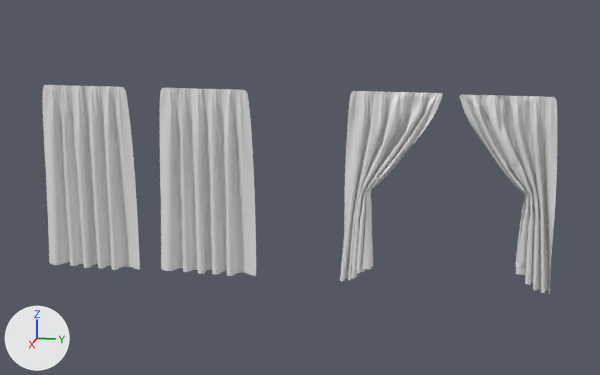
The Blender file ArtAssets/Cortina/cortinas.blend, before and after one commit.
The view is the same before and after, from a camera (50 mm lens) standing at (8.24, 2.62, 4.21) and looking at (-0.06, 0.96, 2.14). Arrows for +X, +Y and +Z are at lower left; the lights stay in place.
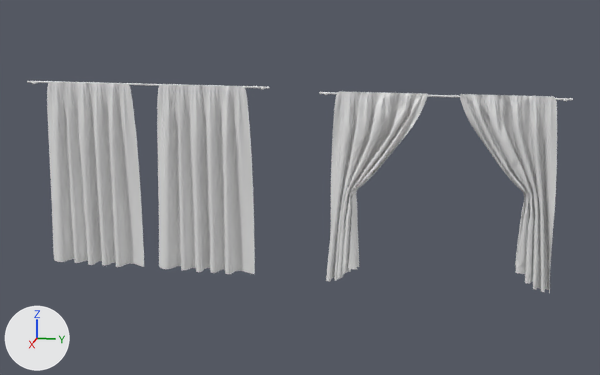
Boxes (x1, y1, x2, y2) around the edits, measured in the pictures (600 x 375 px):
'Plane', moved: before (160, 88, 256, 276); after (157, 84, 255, 274)
'Plane.003', moved: before (43, 85, 140, 270); after (47, 82, 144, 267)
'Plane.002', moved: before (340, 91, 443, 281); after (326, 91, 428, 281)
'Plane.001', moved: before (460, 94, 557, 294); after (460, 94, 557, 293)
'Cylinder', added: after (27, 81, 269, 89)
'Cylinder.001', added: after (319, 92, 573, 100)
'Cylinder.002', added: after (32, 82, 266, 90)
'Cylinder.003', added: after (324, 93, 567, 102)

The change, as a list of edits to the scene's bpy script:
```text
Add me_cylinder_002:
    me_cylinder_002.from_pydata(...)  # a 20-sided cylinder along z spanning x -1.0..1.0, y -1.0..1.0, z -1.0..1.0
Add me_cylinder_004:
    me_cylinder_004.from_pydata(...)  # 284 vertices, 252 faces; spans x -1.0..1.0, y -1.0..1.0, z -1.0..1.12
    me_cylinder_004.polygons.foreach_set('use_smooth', [True] * 252)
Add me_cylinder_001:
    me_cylinder_001.from_pydata(...)  # 40 vertices, 20 faces; spans x -1.0..1.0, y -1.0..1.0, z -1.0..1.0
    me_cylinder_001.polygons.foreach_set('use_smooth', [True] * 20)
Change ob_plane:
    ob_plane.location: (0.0, -0.043, 0.0) -> (0.058, -0.044, 0.041)
Change ob_plane_001:
    ob_plane_001.location: (-0.013, 3.005, 0.005) -> (-0.041, 3.005, 0.005)
Change ob_plane_002:
    ob_plane_002.location: (-0.048, 1.953, 0.01) -> (-0.031, 1.809, 0.003)
Change ob_plane_003:
    ob_plane_003.location: (0.08, -1.334, 0.009) -> (0.055, -1.293, 0.038)
Add ob_cylinder_003:
    ob_cylinder_003 = bpy.data.objects.new('Cylinder.003', me_cylinder_004)
    ob_cylinder_003.location = (-0.096, 3.559, 3.12)
    ob_cylinder_003.rotation_euler = (0.0, 1.571, 0.0)  # degrees (0, 90, 0)
    ob_cylinder_003.scale = (0.00984, -0.0178, 0.0388)
    _m = ob_cylinder_003.modifiers.new('Mirror', 'MIRROR')
    _m.use_axis = (False, False, True)
    _m.mirror_object = ob_cylinder_001
Add ob_cylinder_001:
    ob_cylinder_001 = bpy.data.objects.new('Cylinder.001', me_cylinder_002)
    ob_cylinder_001.location = (-0.07, 2.395, 3.132)
    ob_cylinder_001.rotation_euler = (1.571, 0.0, 0.0)  # degrees (90, 0, 0)
    ob_cylinder_001.scale = (-0.01, -0.01, -1.23)
Add ob_cylinder_002:
    ob_cylinder_002 = bpy.data.objects.new('Cylinder.002', me_cylinder_004.copy())
    ob_cylinder_002.location = (0.006, 0.595, 3.173)
    ob_cylinder_002.rotation_euler = (0.0, 1.571, 0.0)  # degrees (0, 90, 0)
    ob_cylinder_002.scale = (0.00984, -0.0178, 0.0388)
    _m = ob_cylinder_002.modifiers.new('Mirror', 'MIRROR')
    _m.use_axis = (False, False, True)
    _m.mirror_object = ob_cylinder
Add ob_cylinder:
    ob_cylinder = bpy.data.objects.new('Cylinder', me_cylinder_001)
    ob_cylinder.location = (0.032, -0.666, 3.187)
    ob_cylinder.rotation_euler = (1.571, 0.0, 0.0)  # degrees (90, 0, 0)
    ob_cylinder.scale = (-0.00989, -0.00989, -1.33)
```
